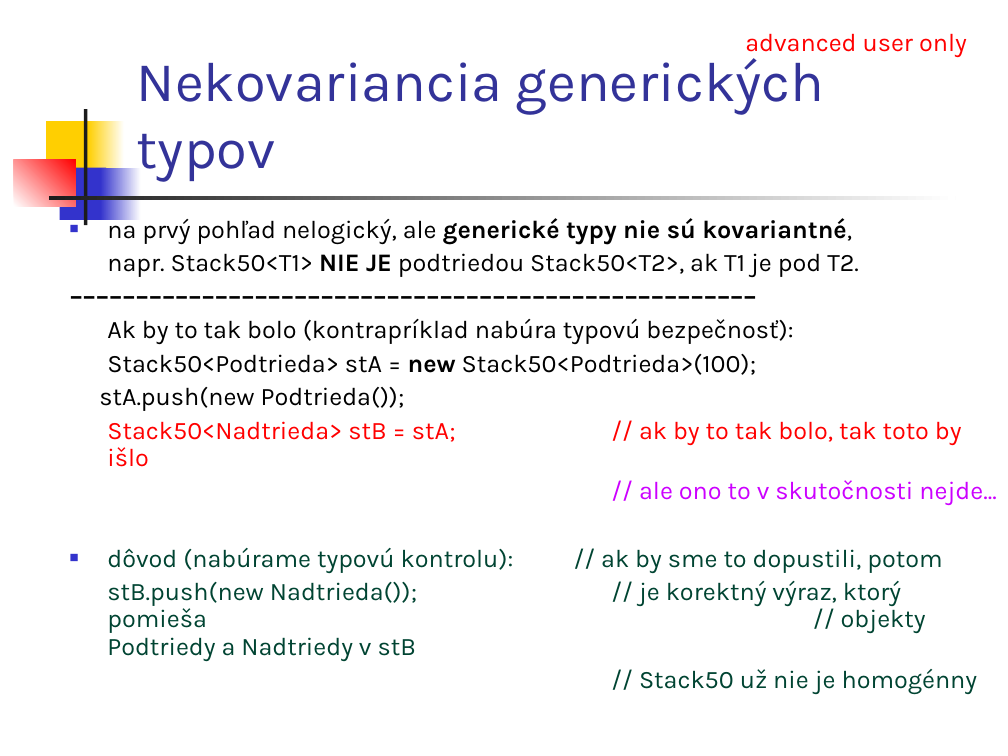
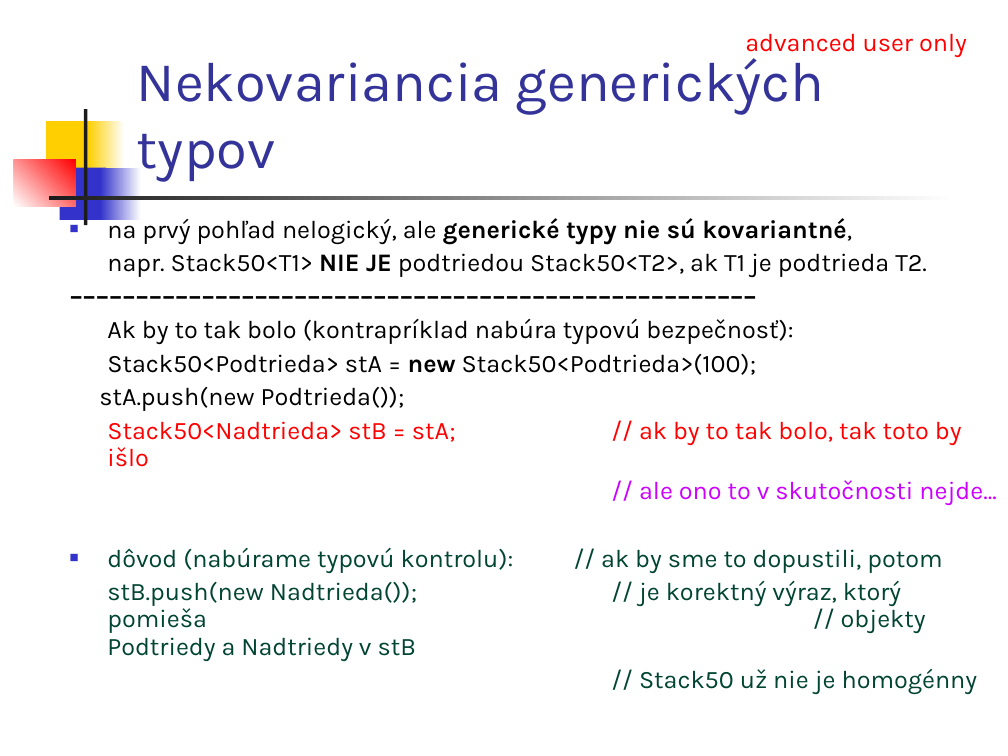
Before and after one commit to Programovanie4/Prednasky, a slide deck: slide 15 of 05/05_java.ppt (slide 20 before the commit). Drawn at 1008x756 pixels with LibreOffice and Linux fonts; fonts in the diff are those of the drawing. Boxes give left, top, right and bottom in pixels: in the first picture for what was removed or moved away, otherwise in the second. Text is boxed around its words. In the diff, an @@ line names an element or a change of style, - is before the commit and + after.

```diff
--- a/05/05_java.ppt
+++ b/05/05_java.ppt
@@ text at box(107, 253, 927, 277): text changed @@
-napr. Stack50<T1> NIE JE podtriedou Stack50<T2>, ak T1 je pod T2.
+napr. Stack50<T1> NIE JE podtriedou Stack50<T2>, ak T1 je podtrieda T2.
```
Also in this commit, not shown: 14 other slides changed, 6 slides added, 6 slides removed, 2 other files.
